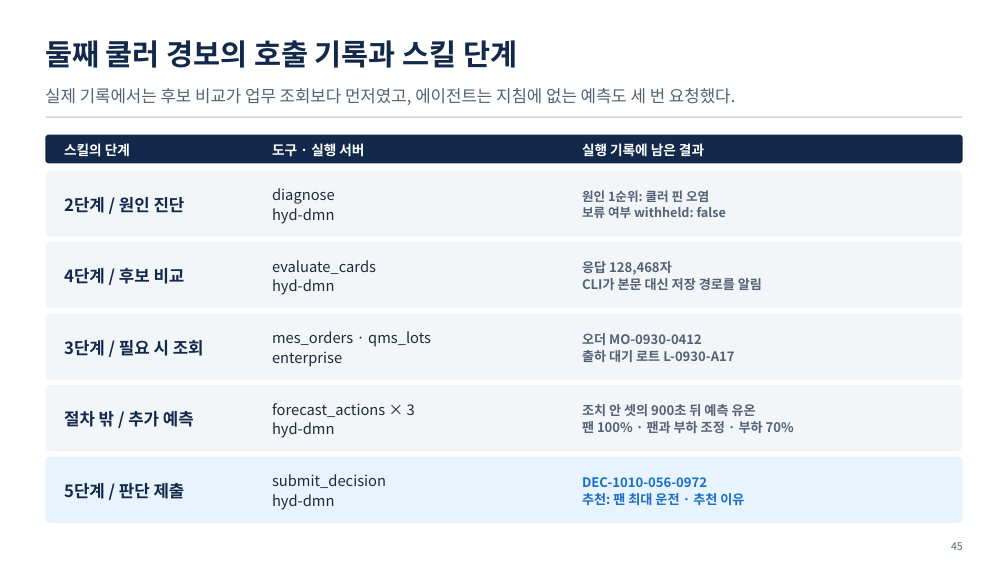
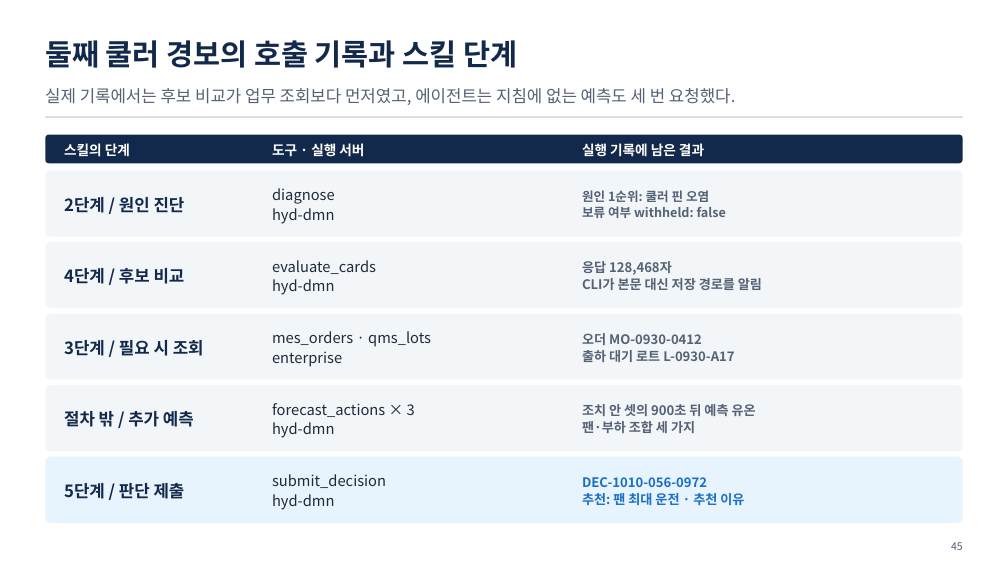
Before and after one commit to uengine-oss/hyd-iot-edu, a slide deck: slide 45 of workspace/강의제작/산출물/통합반/이론/06회차/통합반_06일차.pptx. Drawn at 1008x567 pixels with LibreOffice and Linux fonts; fonts in the diff are those of the drawing. Boxes give left, top, right and bottom in pixels: in the first picture for what was removed or moved away, otherwise in the second. Text is boxed around its words. In the diff, an @@ line names an element or a change of style, - is before the commit and + after.

```diff
--- a/workspace/강의제작/산출물/통합반/이론/06회차/통합반_06일차.pptx
+++ b/workspace/강의제작/산출물/통합반/이론/06회차/통합반_06일차.pptx
@@ text at <box>582,421,695,433</box>: text changed @@
-팬 100% · 팬과 부하 조정 · 부하 70%
+팬·부하 조합 세 가지
```
Also in this commit, not shown: 7 other slides changed, 24 other files.
